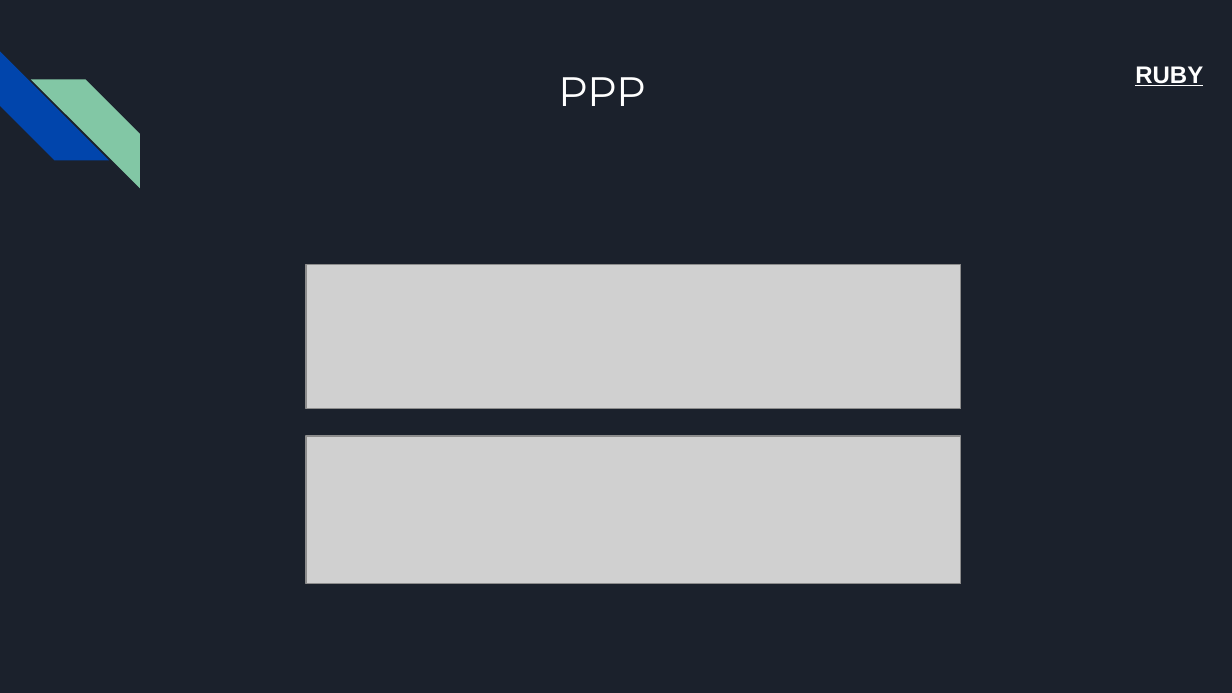
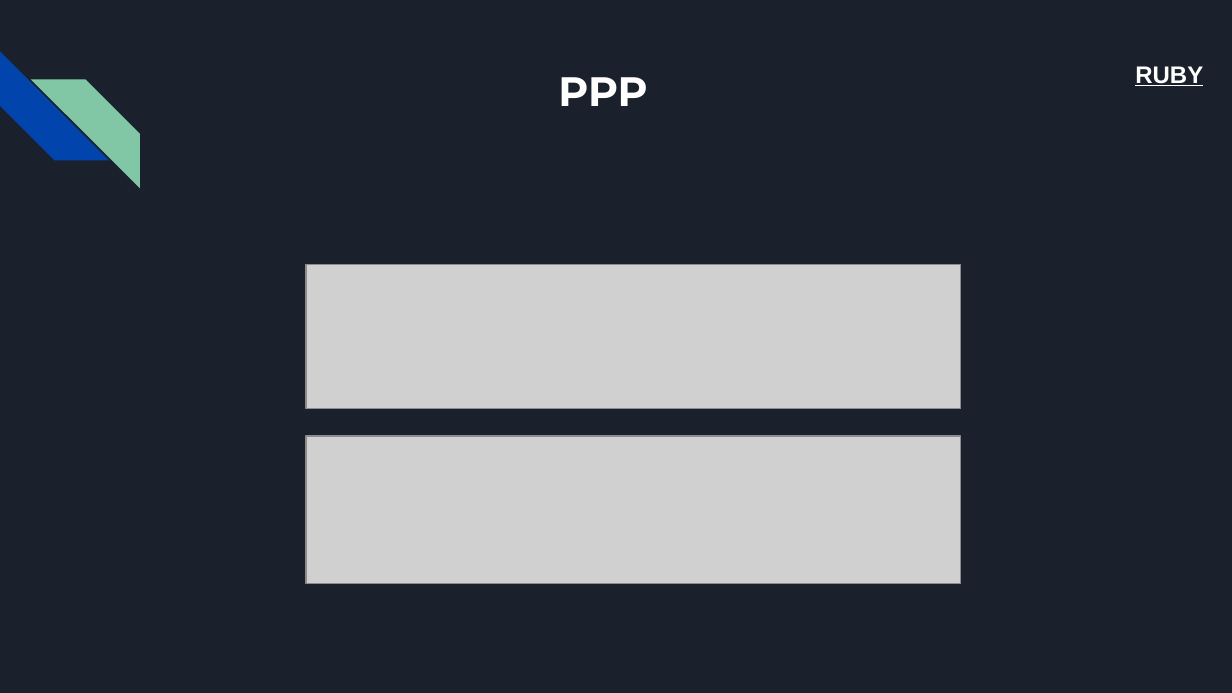
Before and after one commit to XRX265/DotNyetWork, a slide deck: slide 17 of Cím nélküli prezentáció (5).pptx (slide 16 before the commit). Drawn at 1232x693 pixels with LibreOffice and Linux fonts; fonts in the diff are those of the drawing; grey boxes stand for pictures. Boxes give left, top, right and bottom in pixels: in the first picture for what was removed or moved away, otherwise in the second. Text is boxed around its words. In the diff, an @@ line names an element or a change of style, - is before the commit and + after.

```diff
--- a/Cím nélküli prezentáció (5).pptx
+++ b/Cím nélküli prezentáció (5).pptx
@@ title "PPP" at (558, 77, 647, 106): bold on @@
```
Also in this commit, not shown: 18 other slides changed, 1 slide added.
